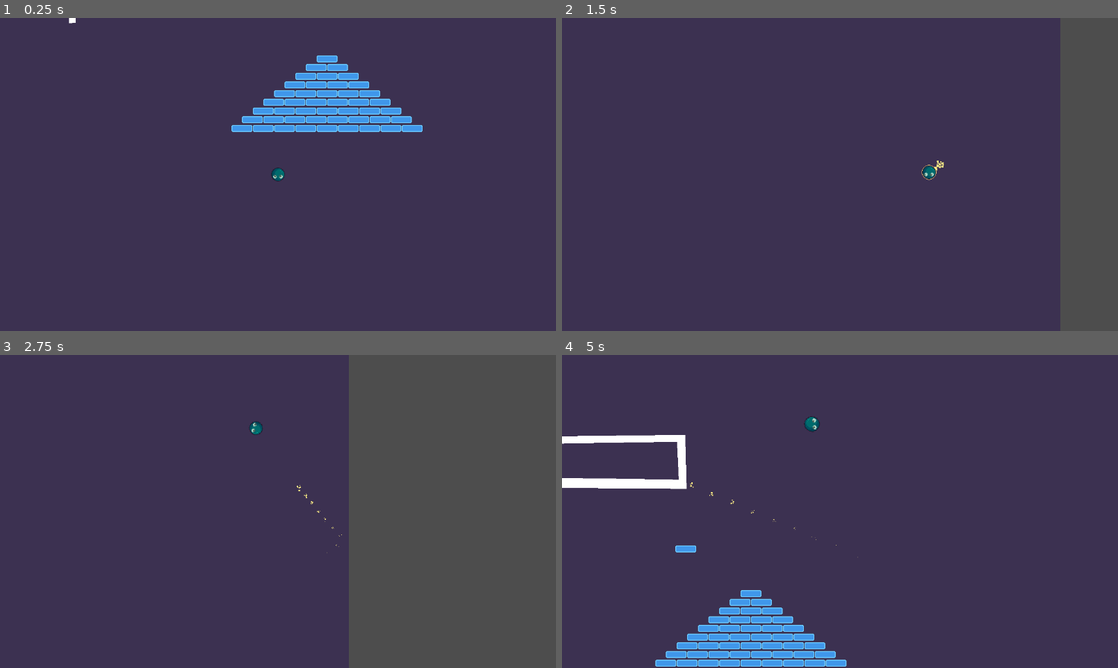
Above: before the commit, frames 1-4 (two rows, left to right).
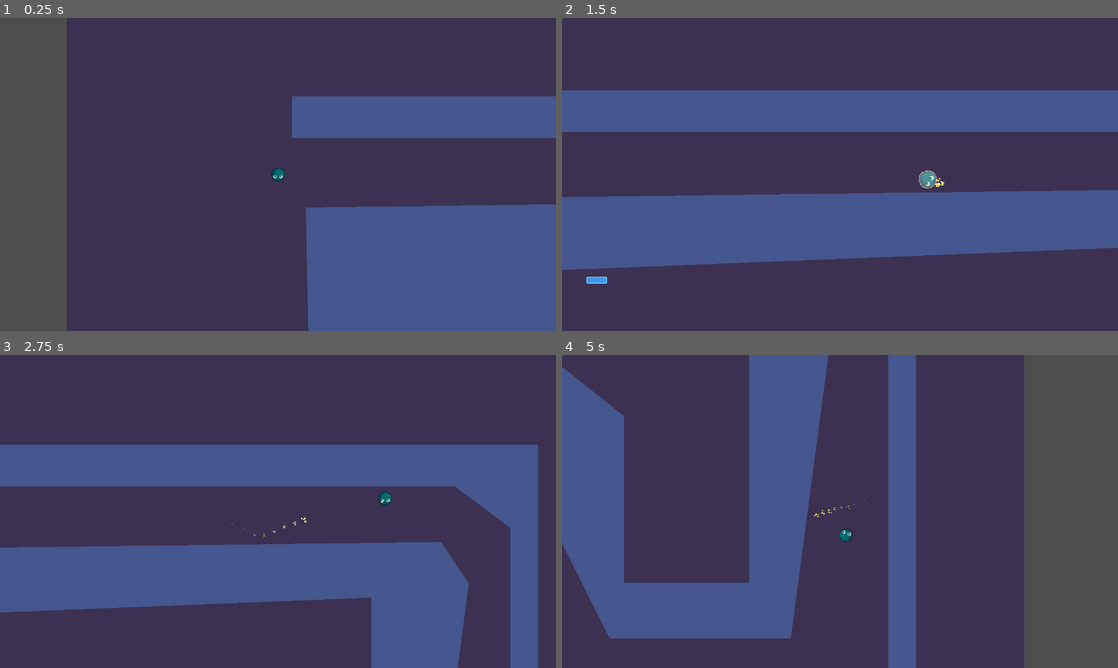
Above: after the commit, the same moments.

Repository: speakk/bounce_mania
Game: Godot game, scene res://main.tscn
The game is run twice, just before and just after one commit, with the same random seed, the same clock (stepped at 60 frames per second) and the same inputs.
Inputs (mouse positions are in pixels of both pictures, inside the frame that each line leads up to):
- Up to frame 1 (0.25 s): no input
- Up to frame 2 (1.5 s): tap Enter at 0.5 s; move the mouse to (962, 158) at 0.52 s; hold D (right) 0.53-1.28 s; right-click (962, 158) at 0.6 s; move the mouse to (728, 190) at 1.27 s; hold S (down) from 1.28 s (still down); right-click (728, 190) at 1.35 s
- Up to frame 3 (2.75 s): move the mouse to (333, 442) at 2.02 s; release S (down) at 2.03 s; hold D (right) from 2.03 s (still down); right-click (333, 442) at 2.1 s
- Up to frame 4 (5 s): move the mouse to (812, 574) at 2.77 s; release D (right) at 2.78 s; hold W (up) 2.78-3.53 s; right-click (812, 574) at 2.85 s; move the mouse to (1006, 558) at 3.52 s; hold A (left) from 3.53 s (still down); right-click (1006, 558) at 3.6 s; move the mouse to (673, 464) at 4.27 s; right-click (673, 464) at 4.35 s

The runs differ from the first frame. In frame 1, 38% of the frame differs, in the area x 0-100%, y 0-100%; in frame 2, 42%; in frame 3, 58%; in frame 4, 47%.
Error after the commit: Parse Error: Member "finished" redefined (original in native class 'GPUParticles2D') (res://collision_particles.gd:3)

Commit message:
Collision juice

Diff:
--- /dev/null
+++ b/collision_particles.gd
@@ -0,0 +1,9 @@
+extends GPUParticles2D
+
+signal finished
+
+func start():
+	if not emitting:
+		emitting = true
+		await get_tree().create_timer(lifetime * (2 - explosiveness)).timeout
+		emit_signal("finished")
--- /dev/null
+++ b/collision_particles.tscn
@@ -0,0 +1,34 @@
+[gd_scene load_steps=5 format=3 uid="uid://ca1cgns1g518g"]
+
+[ext_resource type="Script" path="res://collision_particles.gd" id="1_kyoyi"]
+
+[sub_resource type="Curve" id="Curve_8som4"]
+_data = [Vector2(0, 1), 0.0, 0.0, 0, 0, Vector2(1, 0), 0.0, 0.0, 0, 0]
+point_count = 2
+
+[sub_resource type="CurveTexture" id="CurveTexture_mrnei"]
+curve = SubResource("Curve_8som4")
+
+[sub_resource type="ParticleProcessMaterial" id="ParticleProcessMaterial_bf171"]
+particle_flag_disable_z = true
+direction = Vector3(1, -40, 0)
+gravity = Vector3(0, 98, 0)
+initial_velocity_min = 0.8
+initial_velocity_max = 80.82
+angular_velocity_min = 12.1
+angular_velocity_max = 133.11
+orbit_velocity_min = 0.0
+orbit_velocity_max = 0.0
+scale_max = 2.5
+scale_curve = SubResource("CurveTexture_mrnei")
+color = Color(0.717647, 0.992157, 1, 1)
+
+[node name="CollisionParticles" type="GPUParticles2D"]
+emitting = false
+amount = 15
+process_material = SubResource("ParticleProcessMaterial_bf171")
+lifetime = 0.5
+one_shot = true
+explosiveness = 1.0
+collision_base_size = 8.59
+script = ExtResource("1_kyoyi")
--- a/main.gd
+++ b/main.gd
@@ -4,7 +4,7 @@
 
 # Called when the node enters the scene tree for the first time.
 func _ready():
-	for i in 10:
+	for i in 1:
 		for x in i:
 			var brick = Brick.instantiate()
 			var viewport_size = get_viewport_rect().size
--- a/main.tscn
+++ b/main.tscn
@@ -30,7 +30,7 @@
 color = Color(0.235294, 0.192157, 0.317647, 1)
 
 [node name="Player" parent="." instance=ExtResource("1_equd4")]
-position = Vector2(503, 646)
+position = Vector2(-512, 20)
 
 [node name="Camera2D" type="Camera2D" parent="Player"]
 current = true
@@ -67,10 +67,20 @@
 position = Vector2(1528, 58)
 shape = SubResource("WorldBoundaryShape2D_bb8w4")
 
-[node name="StaticBody2D5" type="StaticBody2D" parent="."]
+[node name="StaticBody2D6" type="StaticBody2D" parent="."]
 
-[node name="CollisionPolygon2D" type="CollisionPolygon2D" parent="StaticBody2D5"]
-polygon = PackedVector2Array(255, 115, 137, 114, 134, 137, 468, 139, 465, 15, 19, 20, 22, 298, 37, 297, 33, 37, 446, 31, 450, 118)
+[node name="CollisionPolygon2D" type="CollisionPolygon2D" parent="StaticBody2D6"]
+polygon = PackedVector2Array(-480, -160, 2305, -160, 2305, 1568, 1312, 1568, 1312, 928, 1376, 928, 1376, 1408, 1472, 1504, 2145, 1504, 2241, 1408, 2241, 32, 2113, -64, -480, -64)
 
-[node name="Polygon2D" type="Polygon2D" parent="StaticBody2D5"]
-polygon = PackedVector2Array(255, 115, 137, 114, 134, 137, 468, 139, 465, 15, 19, 20, 22, 298, 37, 297, 33, 37, 446, 31, 450, 118)
+[node name="Polygon2D" type="Polygon2D" parent="StaticBody2D6"]
+color = Color(0.27451, 0.341176, 0.560784, 1)
+polygon = PackedVector2Array(-480, -160, 2305, -160, 2305, 1568, 1312, 1568, 1312, 928, 1376, 928, 1376, 1408, 1472, 1504, 2145, 1504, 2241, 1408, 2241, 32, 2113, -64, -480, -64)
+
+[node name="StaticBody2D7" type="StaticBody2D" parent="."]
+
+[node name="CollisionPolygon2D" type="CollisionPolygon2D" parent="StaticBody2D7"]
+polygon = PackedVector2Array(-448, 96, 2081, 64, 2145, 160, 2017, 1120, 1600, 1120, 1344, 608, 1152, 608, 1152, 1376, 384, 1376, 384, 608, 384, 480, 1472, 480, 1633, 608, 1633, 992, 1921, 992, 1921, 192, 320, 256, 96, 480, 128, 1568, 1312, 1568, 1312, 1697, -416, 1697)
+
+[node name="Polygon2D" type="Polygon2D" parent="StaticBody2D7"]
+color = Color(0.27451, 0.341176, 0.560784, 1)
+polygon = PackedVector2Array(-448, 96, 2081, 64, 2145, 160, 2017, 1120, 1600, 1120, 1344, 608, 1152, 608, 1152, 1376, 384, 1376, 384, 608, 384, 480, 1472, 480, 1633, 608, 1633, 992, 1921, 992, 1921, 192, 320, 256, 96, 480, 128, 1568, 1312, 1568, 1312, 1697, -416, 1697)
--- a/player.gd
+++ b/player.gd
@@ -4,6 +4,8 @@
 @export var bounce_speed: int = 1000
 @export var bounce_time: float = 0.5
 @export var damage: float = 10
+
+@onready var COLLISION_PARTICLES = preload("res://collision_particles.tscn")
 
 var bouncing = false
 
@@ -83,10 +85,25 @@
 #		#Events.emit_signal("brick_hit", self, self.current_damage)
 #		Events.brick_hit.emit(body, self, self.current_damage)
 
-
+func handle_colision_particles():
+	var collision_particles = COLLISION_PARTICLES.instantiate()
+	#collision_particles.restart()
+	collision_particles.position = position
+	get_parent().add_child(collision_particles)
+	collision_particles.start()
+	#collision_particles.emitting = true
+	await collision_particles.finished
+	print("Finished")
+	collision_particles.queue_free()
+	#await
 
 func _on_area_2d_body_entered(body):
-	print("Entered?")
+	handle_colision_particles()
+
+	$Sprite2D.material.set_shader_parameter("white_progress", 0.5)
+	var shadertween = get_tree().create_tween()
+	shadertween.tween_property($Sprite2D.material, "shader_parameter/white_progress", 0, 0.2)
+
 	if body.is_in_group("bricks"):
 		print("emit")
 		#Events.emit_signal("brick_hit", self, self.current_damage)
@@ -96,3 +113,19 @@
 	#$/Sprite2D.material.
 	var tween = get_tree().create_tween()
 	tween.tween_property(get_node("Sprite2D"), "scale", Vector2(1, 1), 0.2)
+
+
+#func _on_body_shape_entered(body_rid, body, body_shape_index, local_shape_index):
+#	var body_shape_owner = body.shape_find_owner(body_shape_index)
+#	var body_shape_node = body.shape_owner_get_owner(body_shape_owner)
+#	var body_global_transform = body_shape_node.global_transform
+#
+#	var local_shape_owner = shape_find_owner(local_shape_index)
+#	var local_shape_node = shape_owner_get_owner(local_shape_owner)
+#
+#	var area_global_transform = local_shape_node.global_transform
+#
+#	var collision_points = local_shape_node.shape.collide_and_get_contacts(area_global_transform,
+#							body_shape_node,
+#							body_global_transform)
+#	print(collision_points)
--- /dev/null
+++ b/player.gdshader
@@ -0,0 +1,13 @@
+shader_type canvas_item;
+
+uniform float white_progress : hint_range(0,1) = 0;
+
+vec3 interpolate_vec3(vec3 start, vec3 end, float delta){
+    return start + (end - start) * delta;
+}
+
+void fragment(){
+    vec4 origin = texture(TEXTURE, UV);
+    COLOR.rgb = interpolate_vec3(origin.rgb, vec3(1,1,1), white_progress);
+    COLOR.a = origin.a;
+}
--- a/player.tscn
+++ b/player.tscn
@@ -1,7 +1,8 @@
-[gd_scene load_steps=10 format=3 uid="uid://dsietufglmnl7"]
+[gd_scene load_steps=12 format=3 uid="uid://dsietufglmnl7"]
 
 [ext_resource type="Texture2D" uid="uid://c1gsv1x1xdvhm" path="res://theball.png" id="1_pxrxn"]
 [ext_resource type="Script" path="res://player.gd" id="1_q3836"]
+[ext_resource type="Shader" path="res://player.gdshader" id="2_v6el6"]
 [ext_resource type="Texture2D" uid="uid://bkpn6vqmcural" path="res://eyeball.png" id="3_nvob7"]
 
 [sub_resource type="PhysicsMaterial" id="PhysicsMaterial_cklvo"]
@@ -26,6 +27,10 @@
 scale_max = 6.0
 scale_curve = SubResource("CurveTexture_o7oc6")
 color = Color(1, 0.941176, 0.52549, 1)
+
+[sub_resource type="ShaderMaterial" id="ShaderMaterial_ouv23"]
+shader = ExtResource("2_v6el6")
+shader_parameter/white_progress = null
 
 [sub_resource type="CircleShape2D" id="CircleShape2D_boeyv"]
 radius = 16.0312
@@ -53,6 +58,7 @@
 fixed_fps = 60
 
 [node name="Sprite2D" type="Sprite2D" parent="."]
+material = SubResource("ShaderMaterial_ouv23")
 texture = ExtResource("1_pxrxn")
 hframes = 2
 
@@ -72,4 +78,5 @@
 [node name="CollisionShape2D" type="CollisionShape2D" parent="Area2D"]
 shape = SubResource("CircleShape2D_q8i0r")
 
+[connection signal="body_shape_entered" from="." to="." method="_on_body_shape_entered"]
 [connection signal="body_entered" from="Area2D" to="." method="_on_area_2d_body_entered"]
Not shown: 3 places in brick.tscn that only renumber resources
